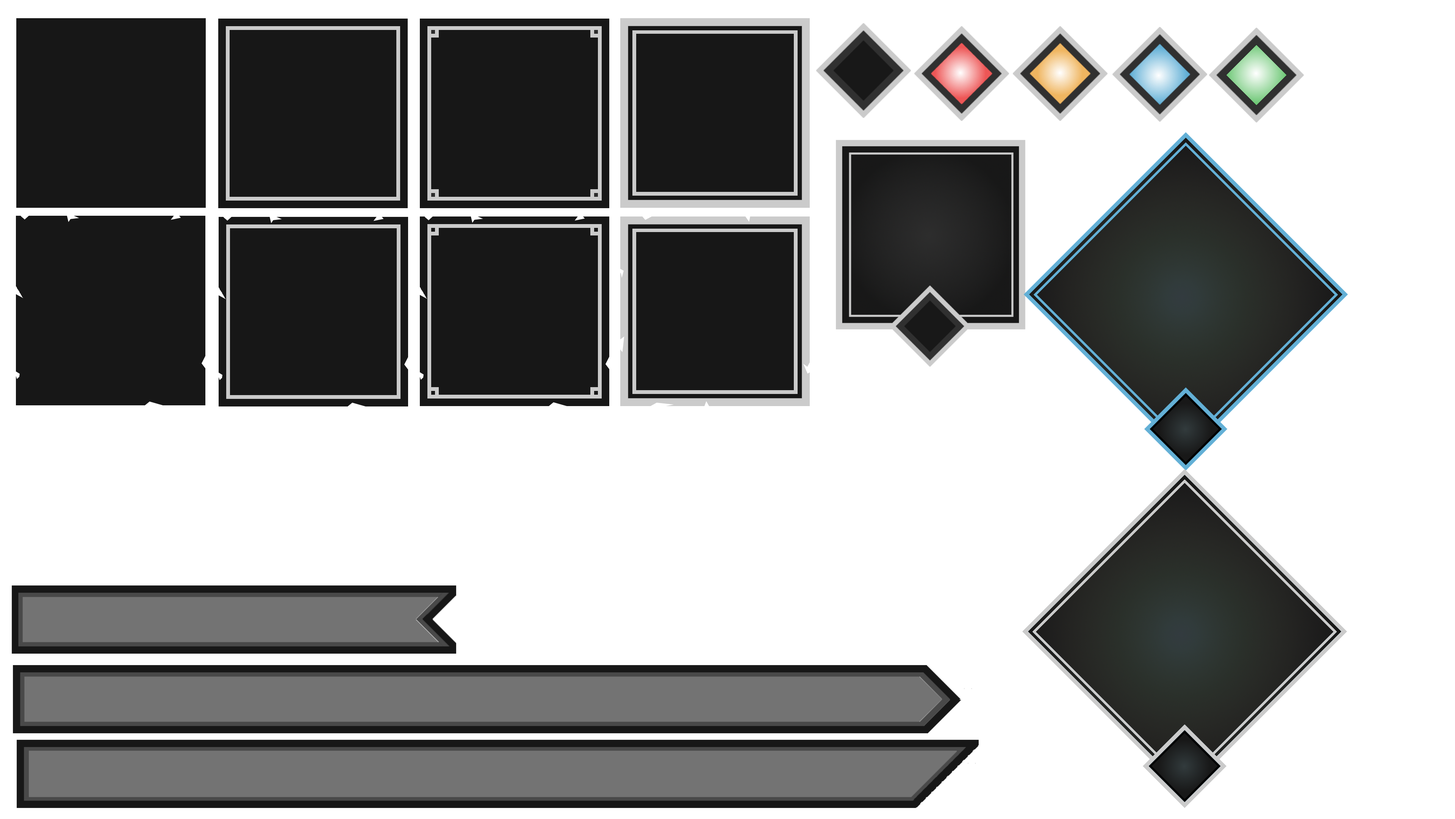
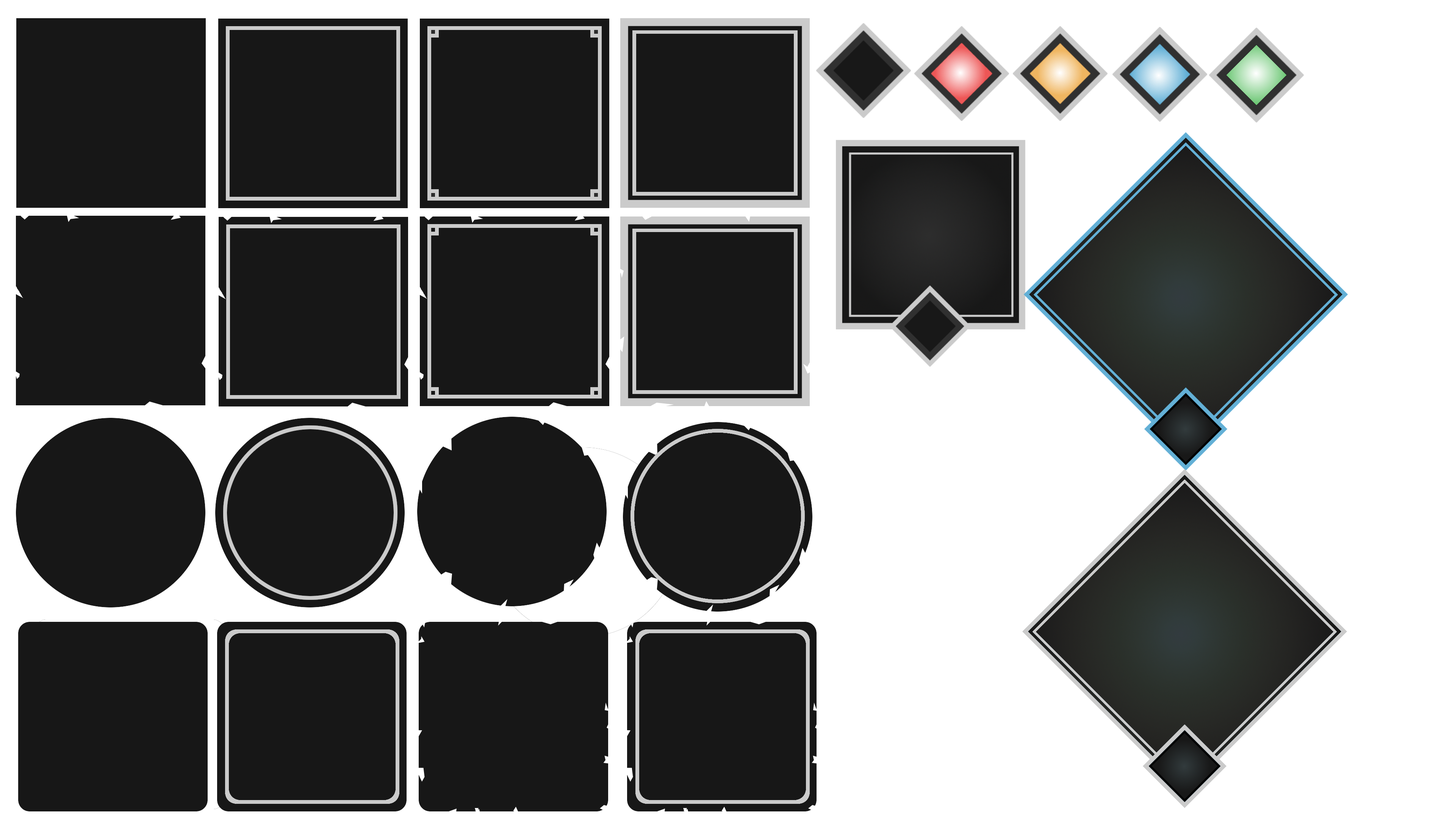
Revision of a layered w=1455, h=819 image; what changed, layer by layer:
hid "cut arrow empty copy" over (16, 739, 979, 808)
hid "assembled empty arrow copy" over (12, 664, 973, 733)
hid "assembled inside arrow empty copy" over (11, 585, 457, 654)
added layer "simple circle simple line" above "scrachted circle simple line" over (215, 417, 405, 608)
added layer "scrachted circle simple line" above "scratched circle" over (623, 421, 813, 612)
added layer "scratched circle" above "simple circle" over (417, 416, 607, 607)
added layer "simple circle" above "rounded square simple line" over (15, 417, 206, 608)
added layer "rounded square simple line" above "rounded square scratched simple line" over (217, 621, 407, 812)
added layer "rounded square scratched simple line" above "rounded square scratched" over (627, 621, 817, 812)
added layer "rounded square scratched" above "rounded square" over (418, 621, 609, 812)
added layer "rounded square" above "inside corner square" over (18, 621, 208, 812)
painted on "Background" over (34, 447, 679, 809)
